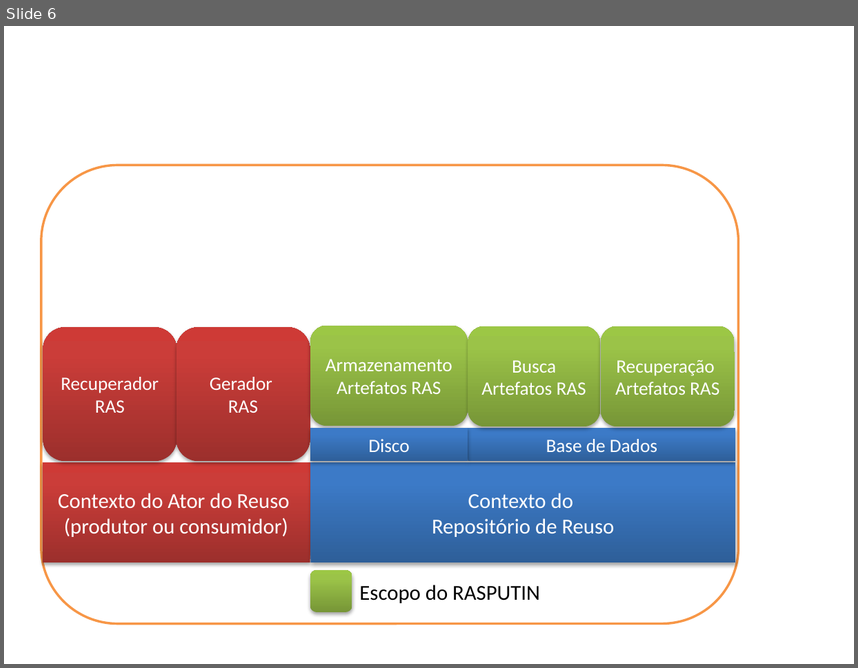
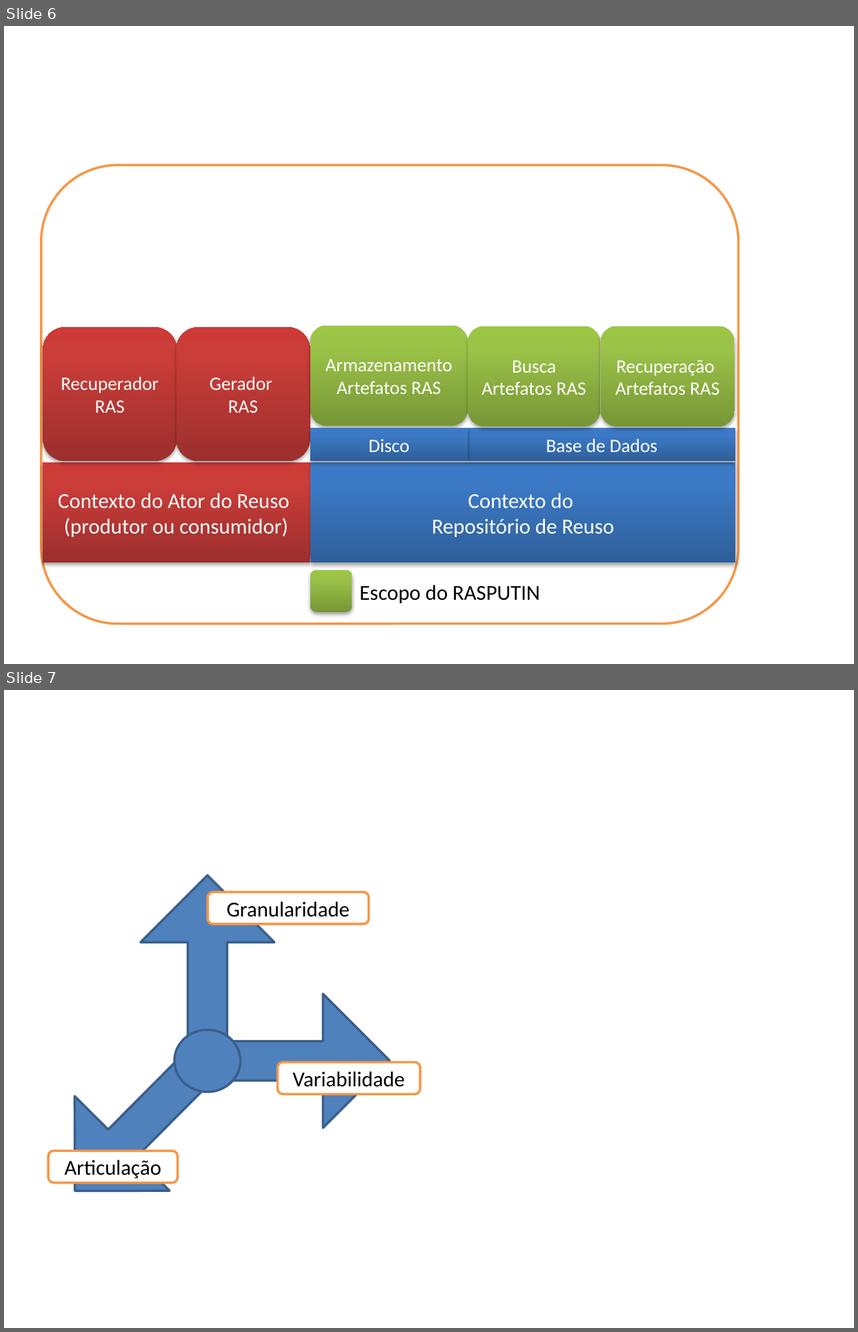
Before and after one commit to jmftrindade/ras4maven, a slide deck: PromotingSoftwareReuseWithRAS/Desenhos.pptx. Shown one above the other, each under a label of ours: slide 6 before the commit, slides 6 and 7 after it. The pictures are 858x668 and 858x1332 pixels, drawn with LibreOffice and Linux fonts; fonts in the diff are those of the drawing. Boxes give left, top, right and bottom in pixels: in the first picture for what was removed or moved away, otherwise in the second. Text is boxed around its words. In the diff, an @@ line names an element or a change of style, - is before the commit and + after.

```diff
--- a/PromotingSoftwareReuseWithRAS/Desenhos.pptx
+++ b/PromotingSoftwareReuseWithRAS/Desenhos.pptx
@@ slide 7 added at [4, 690, 854, 1328], background #FFFFFF @@
@@ group added at [27, 876, 421, 1238]: 3 down arrows, 3 rounded rectangles, 1 ellipse @@
+Variabilidade
+Articulação
+Granularidade
```
Also in this commit, not shown: 1 slide changed, 5 other files.
